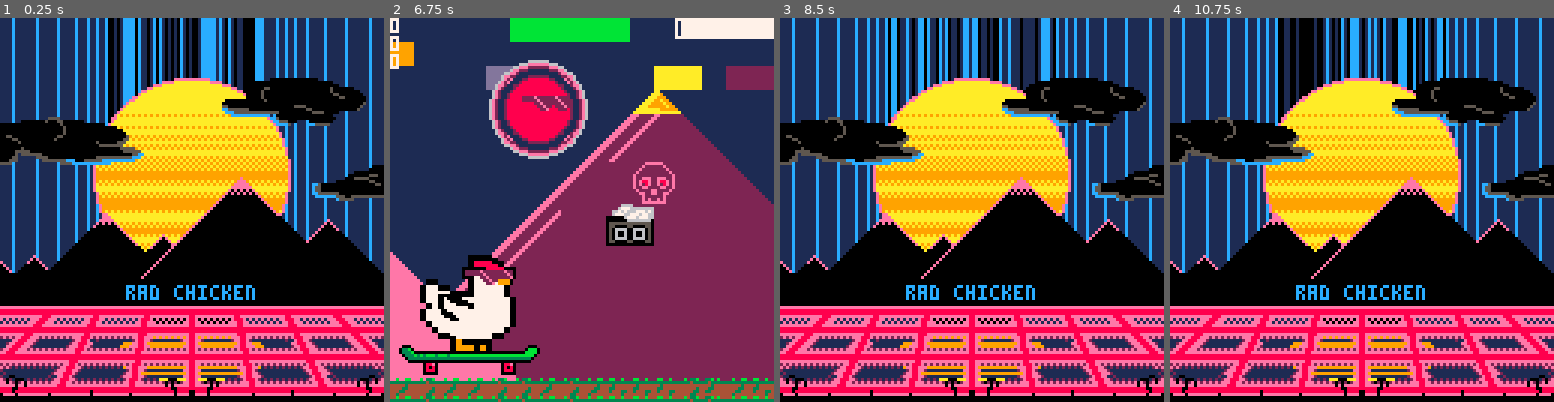
Above: before the commit, frames 1-4 (left to right).
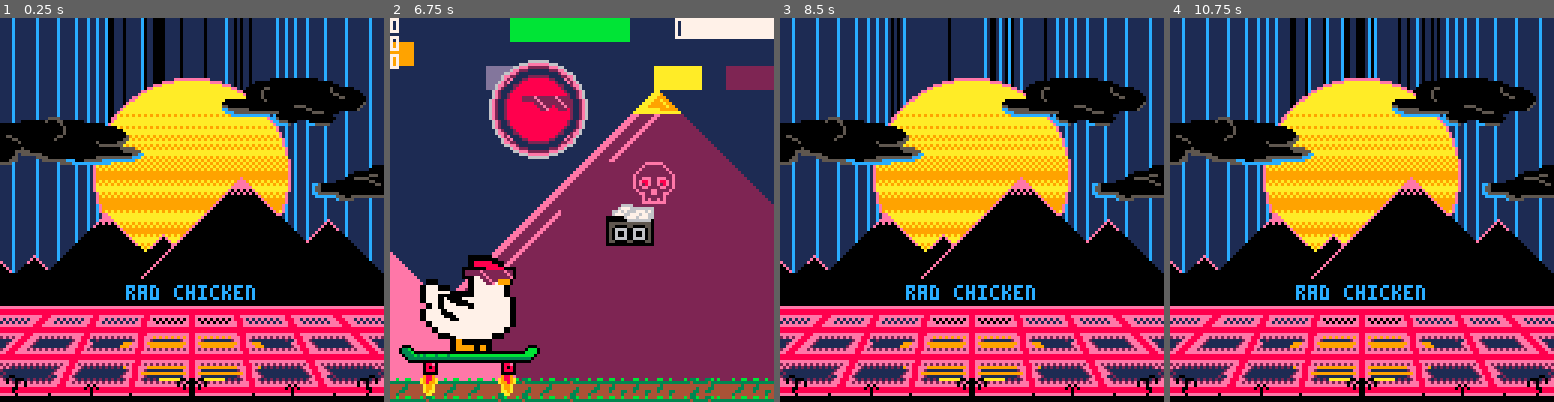
Above: after the commit, the same moments.

Repository: StevenCollins/rad-chicken
Game: PICO-8 cartridge rc.p8
Two runs of this game, one before a commit and one after it. Both use one fixed random seed, a clock stepped at 60 frames per second and the inputs below.
Inputs:
- Up to frame 1 (0.25 s): no input
- Up to frame 2 (6.75 s): tap O (Z key) at 0.33, 0.7, 1.43, 2.22, 3.1, 3.98, 4.87, 5.75, 6.63 s; tap X (X key) at 1.07, 2.07, 2.4, 2.73, 3.07, 3.4, 3.73, 4.07, 4.4, 4.73, 5.07, 5.4, 5.73, 6.07, 6.4, 6.73 s; hold Left 1.97-2.37 s; hold Down 2.42-2.82 s; hold Right 2.87-3.53 s; hold Up 3.58-4.08 s; hold Right 4.13-4.53 s; hold Down 4.58-5.08 s; hold Left 5.13-5.8 s; hold Up 5.85-6.18 s; hold Left 6.23-6.63 s; hold Down from 6.68 s (still down)
- Up to frame 3 (8.5 s): tap X (X key) every 0.33 s from 7.07 to 8.4 s; release Down at 7.08 s; hold Right 7.13-7.8 s; tap O (Z key) at 7.52, 8.4 s; hold Up 7.85-8.35 s; hold Right from 8.4 s (still down)
- Up to frame 4 (10.75 s): tap X (X key) every 0.33 s from 8.73 to 10.73 s; release Right at 8.8 s; hold Down 8.85-9.35 s; tap O (Z key) at 9.28, 10.17 s; hold Left 9.4-10.07 s; hold Up 10.12-10.45 s; hold Left from 10.5 s (still down)

The runs differ from the first frame. In frame 1, 5.2% of the frame differs, in the area x 0-100%, y 0-99%; in frame 2, 0.4%; in frame 3, 4.7%; in frame 4, 4.6%.

Commit message:
Graphical Updates
Tweaked title screen (still gotta work on it though), added visual distinction for Float.

Diff:
--- a/rc.p8
+++ b/rc.p8
@@ -11,7 +11,7 @@
 game_speed=2
 title_speed=0.5 -- title text scroll speed.
 title_wait=4*60*title_speed -- seconds to wait before scroll.
-flash_cs={0,1,12} -- flash colour possibilities.
+flash_cs={0,0,0,0,1,1,1,1,1,1,1,1,1,1,1,1,1,12,12} -- flash colour possibilities.
 flash_spd=3 -- flash changing speed in frames.
 
 function _init() title_init() end
@@ -269,6 +269,21 @@
 		 {36,124,125,126,127,41},
 		 {52, 53, 54, 55, 56,57}}}
 c_2_sprites_list={1,1,2,2} -- jackson frame order.
+c_3_sprites={ -- float sprites?
+		{{ 0,  0, 65, 66, 67, 0},
+		 { 0, 80, 81, 82, 83, 0},
+		 { 0, 96, 97, 98, 99, 0},
+		 {36,112,113,114,115,41},
+		 {52, 53, 54, 55, 56,57},
+		 {0, 215,  0, 0, 231, 0}},
+	 {{ 0,  0, 65, 66, 67, 0},
+		 { 0, 80, 81, 82, 83, 0},
+		 { 0, 96, 97, 98, 99, 0},
+		 {36,120,121,122,123,41},
+		 {52, 53, 54, 55, 56,57},
+		 {0,231,0,0,215,0}}}
+c_3_sprites_list={1,1,2,2} -- float frame order.
+
 l_w_sprites={37,53} -- left wheel sprites.
 r_w_sprites={40,56} -- right wheel sprites.
 
@@ -295,7 +310,7 @@
 		if (c.trickd==false) then
 			sfx(2) -- only play for new trick.
 		end
-		c.spriteset=c_1_sprites[c_1_sprites_list_b[(step_x(#c_1_sprites_list_b))+1]]
+		c.spriteset=c_3_sprites[c_3_sprites_list[(step_x(#c_3_sprites_list))+1]]
 		c.dy=0 -- stop vertical movement.
 		c.float_cntr+=1
 		c.trickd=true
Not shown, changed: 20 lines of the sprite sheet (__gfx__) section of rc.p8
